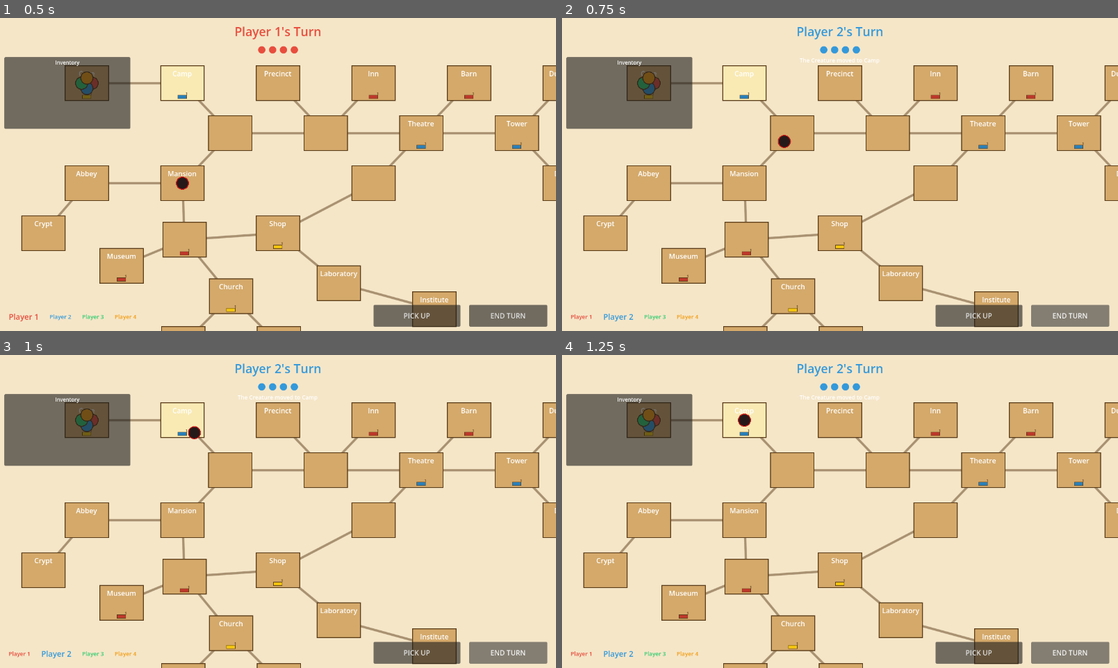
Above: before the commit, frames 1-4 (two rows, left to right).
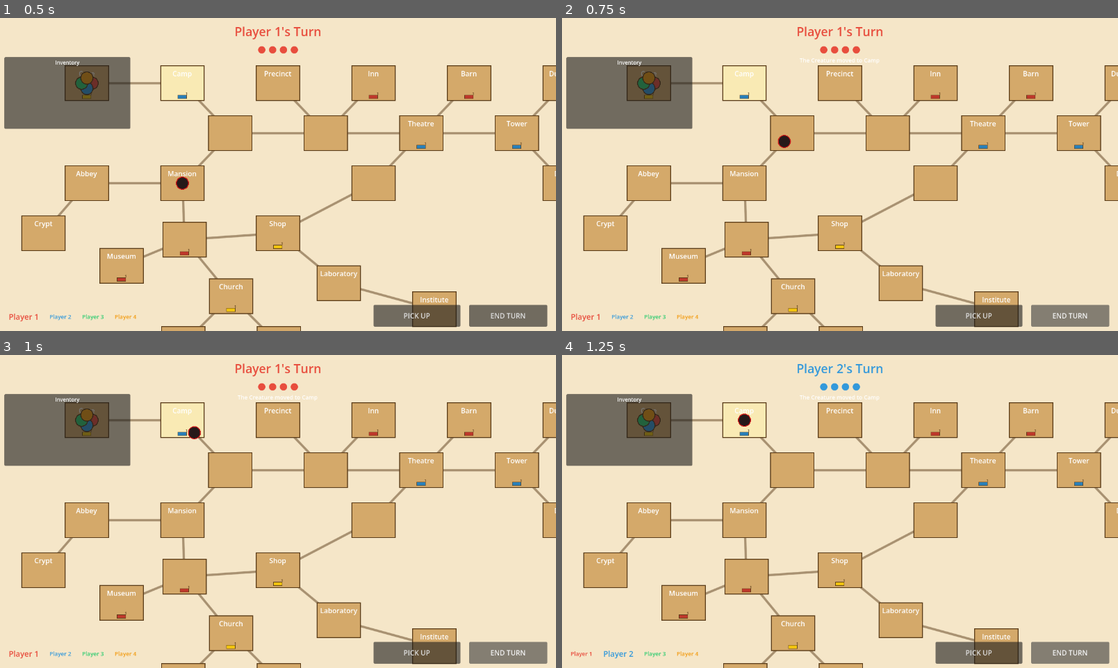
Above: after the commit, the same moments.

Repository: arlopurcell/horrified-board-game
Game: Godot game, scene res://scenes/Main.tscn
Two runs of this game, one before a commit and one after it. Both use one fixed random seed, a clock stepped at 60 frames per second and the inputs below. The project has no main scene, so this scene is started directly.
Inputs:
- Up to frame 1 (0.5 s): no input
- Up to frame 2 (0.75 s): click "END TURN" at 0.5 s
- Up to frame 3 (1 s): no input
- Up to frame 4 (1.25 s): no input

Frame 1 is identical in both runs. In frame 2, 0.4% of the frame differs, in the area x 1-58%, y 2-97%; in frame 3, 0.4%; in frame 4, nothing differs.

Commit message:
feat: make end_turn async, block input during monster phase

Diff:
--- a/autoloads/GameManager.gd
+++ b/autoloads/GameManager.gd
@@ -19,6 +19,7 @@
 var board_data: BoardData = null
 var bag: Array[ItemData] = []
 var board_items: Dictionary = {}    # space_id (int) -> Array[ItemData]
+var phase_running: bool = false
 
 func start_game(player_count: int) -> void:
     player_count = clampi(player_count, 2, 4)
@@ -58,7 +59,7 @@
     items_changed.emit()
 
 func try_move(space_id: int) -> bool:
-    if moves_remaining <= 0 or players.is_empty() or board_data == null:
+    if phase_running or moves_remaining <= 0 or players.is_empty() or board_data == null:
         return false
     var current_player := players[active_player_index]
     var current_space := board_data.get_space(current_player.current_space_id)
@@ -72,8 +73,10 @@
 func end_turn() -> void:
     if players.is_empty():
         return
-    # Run phase before advancing so active_player_index still refers to the player who just finished.
+    phase_running = true
     MonsterManager.run_phase()
+    await MonsterManager.phase_animation_done
+    phase_running = false
     active_player_index = (active_player_index + 1) % players.size()
     moves_remaining = MOVES_PER_TURN
     turn_changed.emit(active_player_index)
